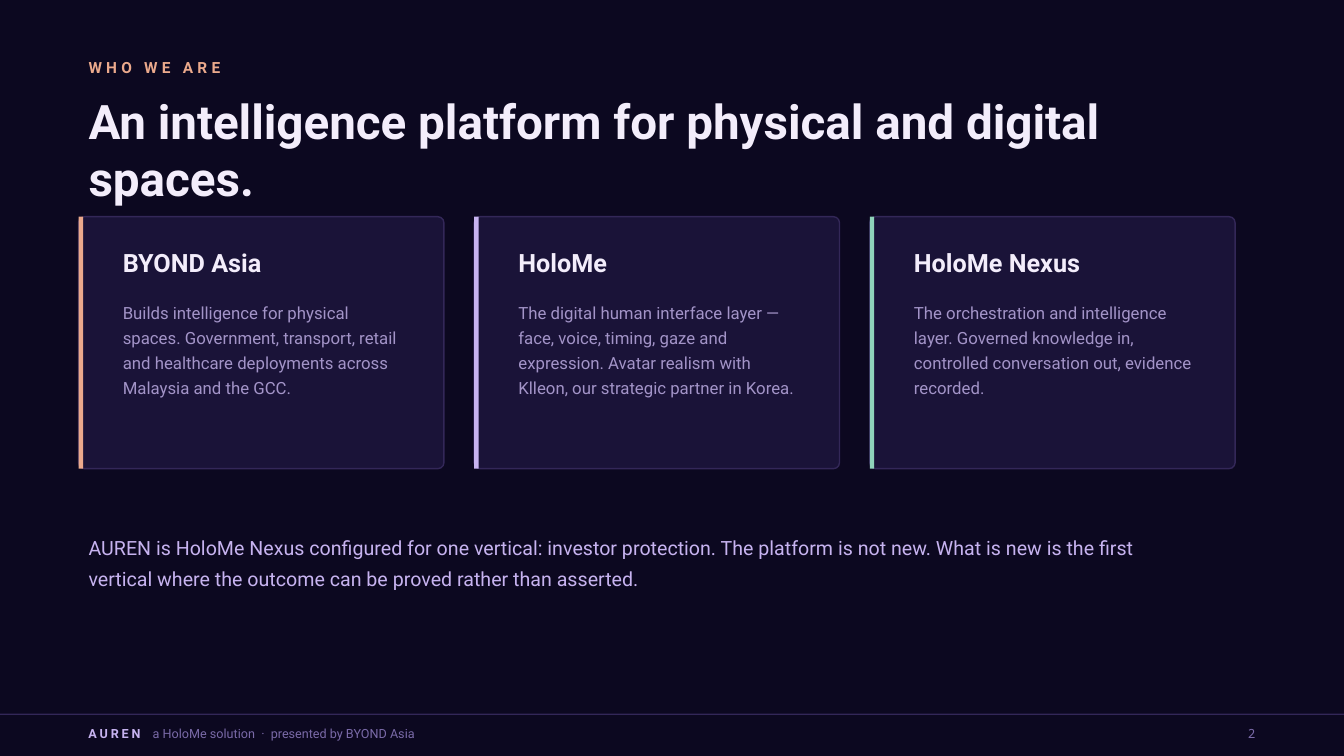
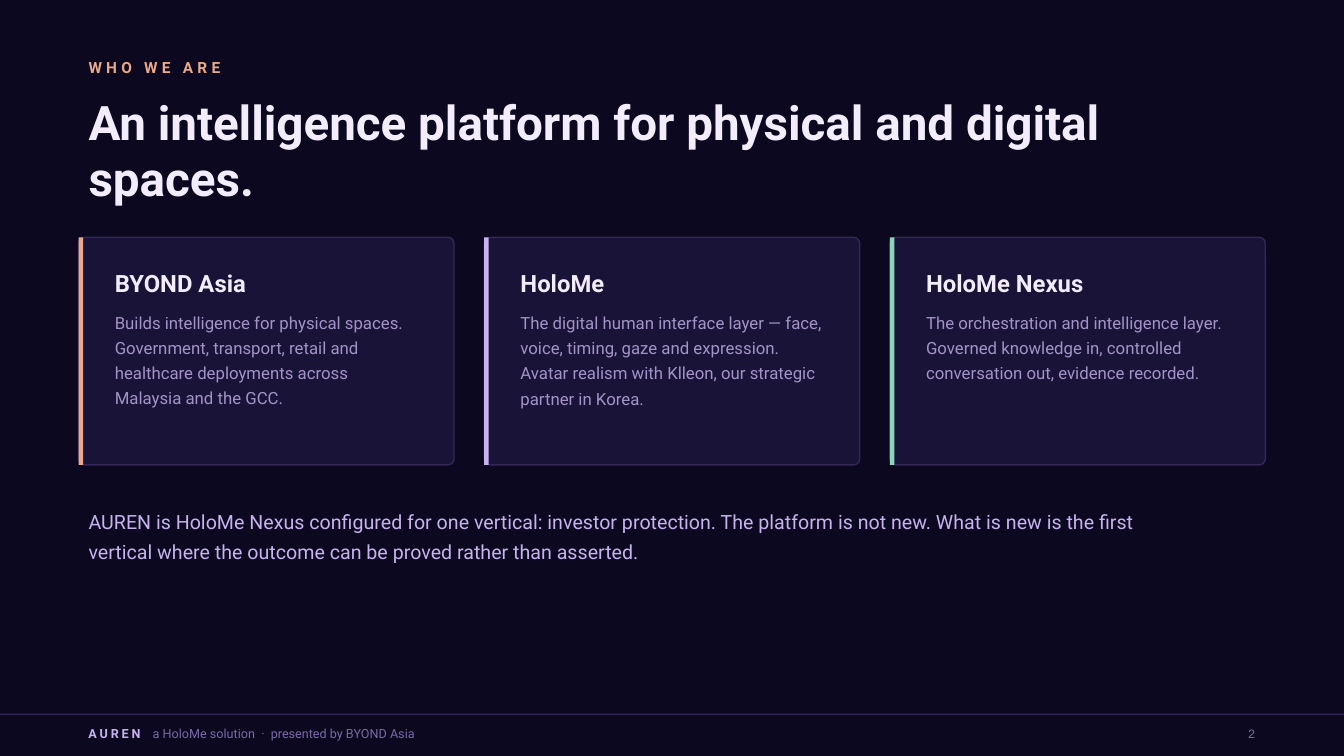
Before and after one commit to Fred-Byond/dengar, a slide deck: slide 3 of docs/AUREN-IOSCO-Pitch-Deck-HoloMe-v2.pptx. Drawn at 1344x756 pixels with LibreOffice and Linux fonts; fonts in the diff are those of the drawing. Boxes give left, top, right and bottom in pixels: in the first picture for what was removed or moved away, otherwise in the second. Text is boxed around its words. In the diff, an @@ line names an element or a change of style, - is before the commit and + after.

```diff
--- a/docs/AUREN-IOSCO-Pitch-Deck-HoloMe-v2.pptx
+++ b/docs/AUREN-IOSCO-Pitch-Deck-HoloMe-v2.pptx
@@ rounded rectangle: place and size @@
-rounded rectangle at (79, 217, 444, 469)
+rounded rectangle at (79, 237, 454, 465)
@@ rectangle: place and size @@
-rectangle at (79, 217, 83, 469)
+rectangle at (79, 237, 83, 465)
@@ rounded rectangle: place and size @@
-rounded rectangle at (474, 217, 839, 469)
+rounded rectangle at (484, 237, 859, 465)
@@ rectangle: place and size @@
-rectangle at (474, 217, 478, 469)
+rectangle at (484, 237, 488, 465)
@@ proportions changed in 3 elements at (79, 237, 454, 465), (484, 237, 859, 465), (890, 237, 1265, 465) @@
@@ rounded rectangle: place and size @@
-rounded rectangle at (870, 217, 1235, 469)
+rounded rectangle at (890, 237, 1265, 465)
@@ rectangle: place and size @@
-rectangle at (870, 217, 874, 469)
+rectangle at (890, 237, 894, 465)
@@ text "BYOND Asia": place and size @@
-text "BYOND Asia" at (123, 253, 261, 273)
+text "BYOND Asia" at (115, 274, 245, 293)
@@ text "HoloMe": place and size @@
-text "HoloMe" at (518, 253, 607, 273)
+text "HoloMe" at (520, 274, 604, 293)
@@ size 18 to 17 pt; vertical alignment middle to top in 3 elements at (115, 274, 245, 293), (520, 274, 604, 293), (926, 274, 1083, 293) @@
@@ text "HoloMe Nexus": place and size @@
-text "HoloMe Nexus" at (914, 253, 1080, 273)
+text "HoloMe Nexus" at (926, 274, 1083, 293)
@@ text "Builds intelligence for physical spaces. ..." rewrapped from (123, 306, 396, 398) to (115, 316, 403, 408) @@
@@ text "The digital human interface layer ..." rewrapped from (518, 306, 794, 398) to (520, 316, 821, 409) @@
@@ text "The orchestration and intelligence layer. ..." rewrapped from (914, 306, 1191, 394) to (926, 316, 1222, 381) @@
@@ text "AUREN is HoloMe Nexus configured ...": place and size @@
-text "AUREN is HoloMe Nexus configured ..." at (89, 540, 1133, 590)
+text "AUREN is HoloMe Nexus configured ..." at (89, 514, 1133, 563)
@@ text "AUREN is HoloMe Nexus configured ..." at (89, 514, 1133, 563): line spacing 22pt to 21pt; vertical alignment middle to top @@
@@ text "2" at (1248, 729, 1256, 738): font Noto Sans Mono to Courier New @@
```
Also in this commit, not shown: 33 other slides changed, 11 other files.
